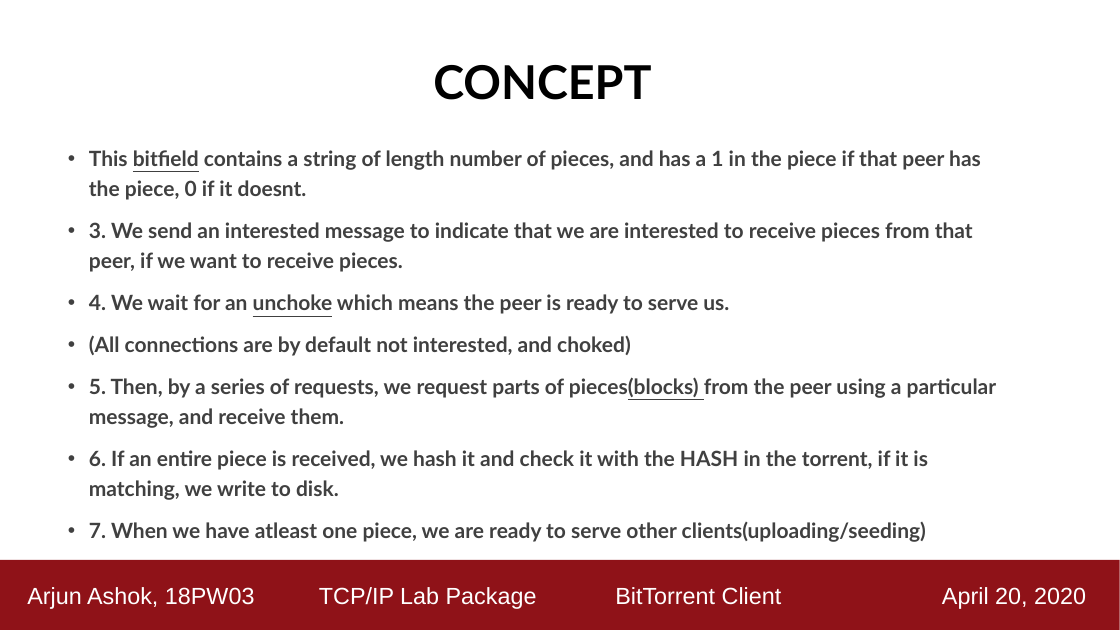
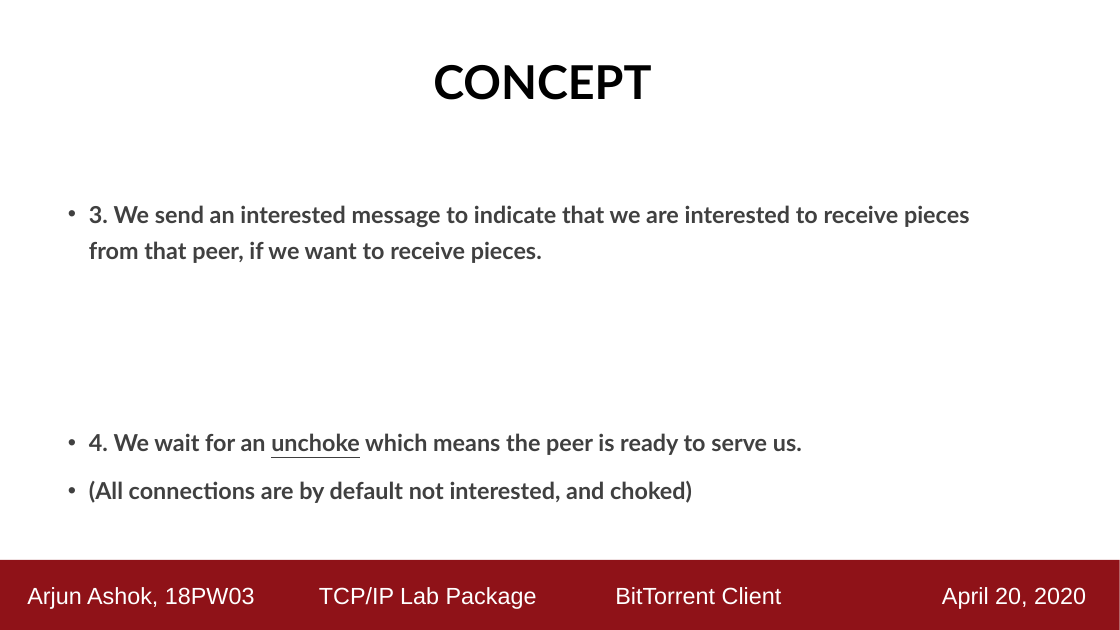
Before and after one commit to ashok-arjun/Torrenter, a slide deck: slide 13 of Demo_Presentation.pptx (slide 12 before the commit). Drawn at 1120x630 pixels with LibreOffice and Linux fonts; fonts in the diff are those of the drawing. Boxes give left, top, right and bottom in pixels: in the first picture for what was removed or moved away, otherwise in the second. Text is boxed around its words. In the diff, an @@ line names an element or a change of style, - is before the commit and + after.

```diff
--- a/Demo_Presentation.pptx
+++ b/Demo_Presentation.pptx
@@ text "3. We send an interested ..." at <box>89,205,969,503</box>: size 18 to 20 pt; line spacing 1.2 to 1.3 @@
@@ text at <box>89,150,981,200</box>: paragraph removed @@
-• This bitfield contains a string of length number of pieces, and has a 1 in the piece if that peer has the piece, 0 if it doesnt.
@@ text at <box>89,377,997,542</box>: paragraphs removed @@
-• 5. Then, by a series of requests, we request parts of pieces(blocks) from the peer using a particular message, and receive them.
-• 6. If an entire piece is received, we hash it and check it with the HASH in the torrent, if it is matching, we write to disk.
-• 7. When we have atleast one piece, we are ready to serve other clients(uploading/seeding)
```
Also in this commit, not shown: 9 other slides changed, 9 slides added, 39 other files.
